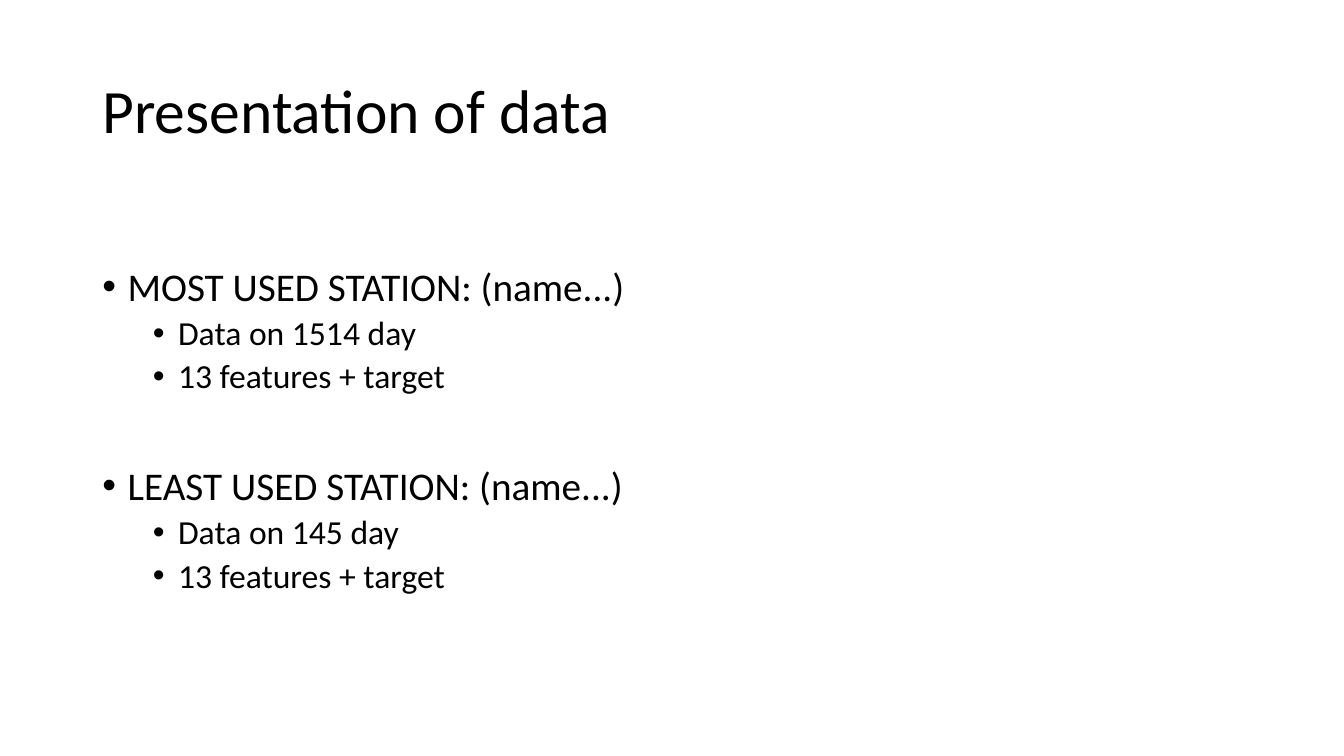
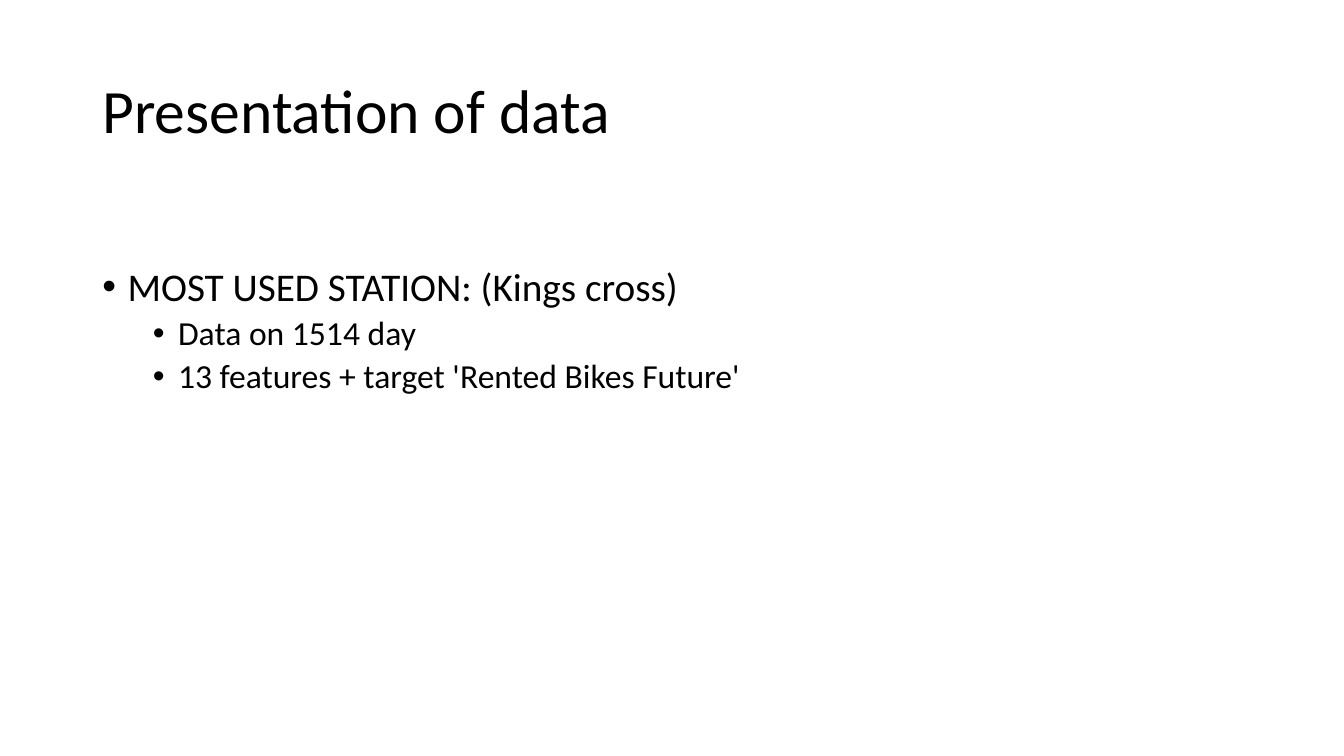
Before and after one commit to dataBikeHsUlm/report, a slide deck: slide 9 of Presentation/Presentation_Kathi/Presentation_Kathi.pptx. Drawn at 1344x756 pixels with LibreOffice and Linux fonts; fonts in the diff are those of the drawing. Boxes give left, top, right and bottom in pixels: in the first picture for what was removed or moved away, otherwise in the second. Text is boxed around its words. In the diff, an @@ line names an element or a change of style, - is before the commit and + after.

```diff
--- a/Presentation/Presentation_Kathi/Presentation_Kathi.pptx
+++ b/Presentation/Presentation_Kathi/Presentation_Kathi.pptx
@@ text at (128, 272, 678, 308): text changed @@
-• MOST USED STATION: (name...)
+• MOST USED STATION: (Kings cross)
@@ text at (178, 364, 739, 394): text changed @@
-  • 13 features + target
-• LEAST USED STATION: (name...)
-  • Data on 145 day
-  • 13 features + target
+  • 13 features + target 'Rented Bikes Future'
```
Also in this commit, not shown: 1 other slide changed.
